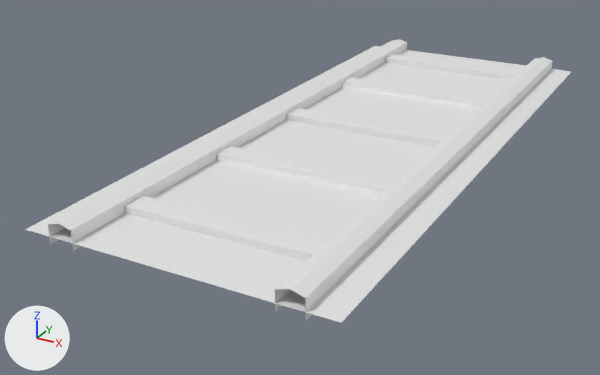
An edit to the FBX model Assets/Track Pieces/trackStraight.fbx, drawn before and after from the same camera.
The view is the same before and after, from a 50 mm camera at (2.85, -2.22, -0.12) aimed at (1.72, -0.16, -1.15). Every picture has the same lights, and +X, +Y and +Z are marked at lower left.

The first picture shows 'TrackStraight.004'.
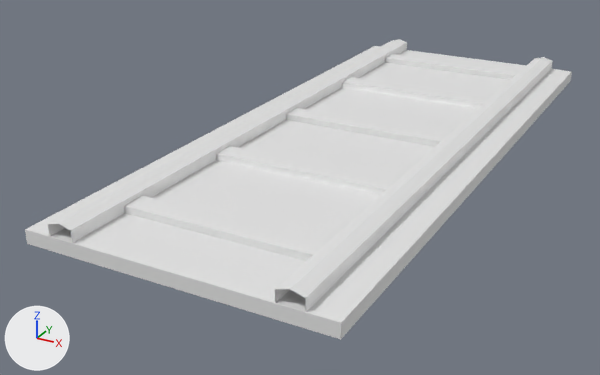
What changed in the scene script:
```text
Change me_cube_022:
    used by ob_trackstraight_004; location = (2.16, 0.0, -0.98); rotation_euler = (-3.142, 0.0, 0.0), in degrees (-180, 0, 0); scale = (-0.0653, -1.0, -0.0653)
    remove me_cube_022.from_pydata(...)  # 188 vertices, 140 faces; spans x -1.71..10.93, y -1.0..1.0, z -0.53..0.41
    add me_cube_022.from_pydata(...)  # 212 vertices, 165 faces; spans x -1.71..10.93, y -1.0..1.0, z -0.8..0.41
    me_cube_022 part 1
    24 new vertices lie (0.0, 0.0, -0.58) away from vertices in x -1.71..10.93, y -1.0..1.0, z -0.22
    25 new faces join them, mat_material_005 (white #e7e7e7)
```

Where the change shows, as pixel boxes [x1, y1, x2, y2] in the pictures (600 x 375 px):
'TrackStraight.004', reshaped: before [25, 39, 572, 323]; after [25, 39, 572, 339]
part 1 of me_cube_022, added: after [25, 72, 572, 339]
